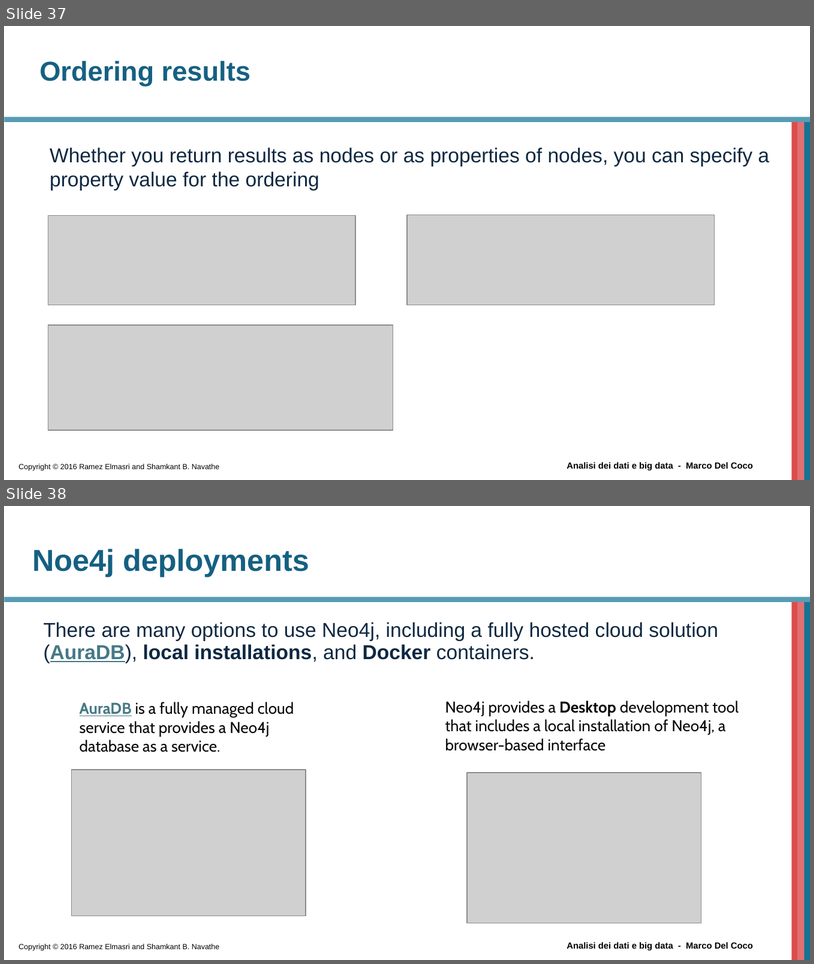
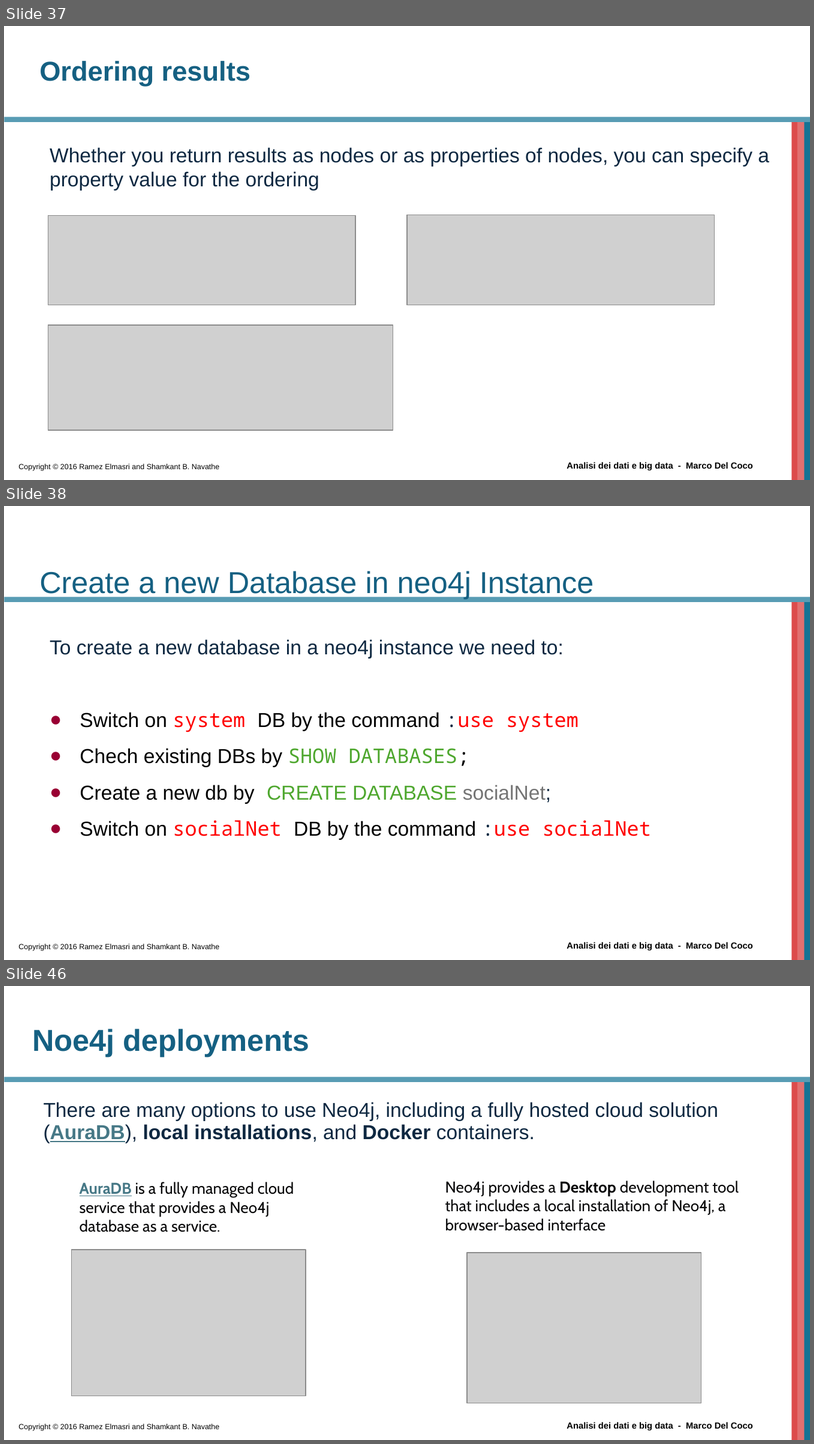
Before and after one commit to beppe2hd/AnalisiDati_BigData, a slide deck: materials/Introduction to Cypher.pptx. Shown one above the other, each under a label of ours: slides 37 and 38 before the commit, slides 37, 38 and 46 after it; the slides between them are not shown. The pictures are 814x964 and 814x1444 pixels, drawn with LibreOffice and Linux fonts; fonts in the diff are those of the drawing; grey boxes stand for pictures; background and template pictures are left out. Boxes give left, top, right and bottom in pixels: in the first picture for what was removed or moved away, otherwise in the second. Text is boxed around its words. In the diff, an @@ line names an element or a change of style, - is before the commit and + after.

```diff
--- a/materials/Introduction to Cypher.pptx
+++ b/materials/Introduction to Cypher.pptx
@@ slide 38 added at (x1=4, y1=506, x2=810, y2=960), background #FFFFFF; not listed: 6 template elements that a slide beside it also shows @@
@@ title added at (x1=39, y1=571, x2=594, y2=598), 27 pt, text #156082 @@
+Create a new Database in neo4j Instance
@@ text added at (x1=50, y1=639, x2=651, y2=839), 18 pt, text #000000 @@
+To create a new database in a neo4j instance we need to:
+● Switch on system DB by the command :use system
+● Chech existing DBs by SHOW DATABASES;
+● Create a new db by CREATE DATABASE socialNet;
+● Switch on socialNet DB by the command :use socialNet
@@ what was slide 38 is now slide 46 @@
```
Also in this commit, not shown: 1 slide changed, 7 other slides added, 8 other files.
